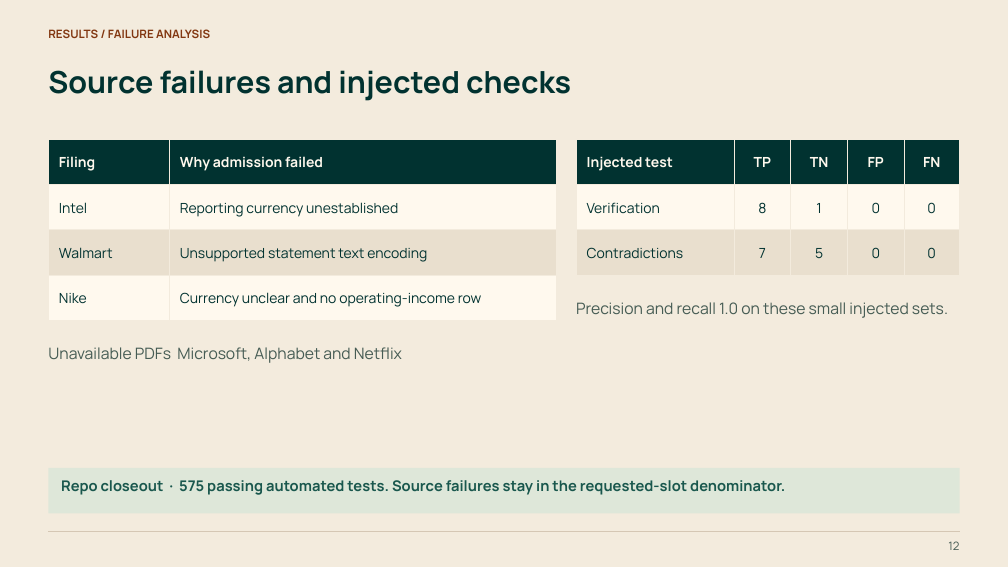
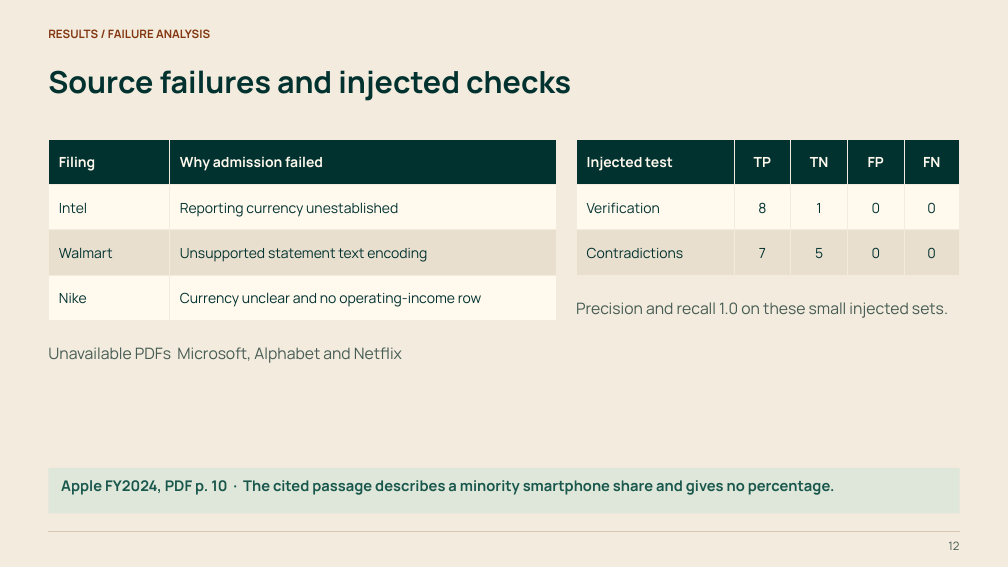
Before and after one commit to AadeeshRS/Mafis, a slide deck: slide 12 of presentation/MAFIS_AI_Project_Green_Orange.pptx. Drawn at 1008x567 pixels with LibreOffice and Linux fonts; fonts in the diff are those of the drawing. Boxes give left, top, right and bottom in pixels: in the first picture for what was removed or moved away, otherwise in the second. Text is boxed around its words. In the diff, an @@ line names an element or a change of style, - is before the commit and + after.

Commit message:
benchmark run & shared memory representation & cleaning of dashboard

```diff
--- a/presentation/MAFIS_AI_Project_Green_Orange.pptx
+++ b/presentation/MAFIS_AI_Project_Green_Orange.pptx
@@ text at bbox=[61, 480, 835, 495]: text changed @@
-Repo closeout · 575 passing automated tests. Source failures stay in the requested-slot denominator.
+Apple FY2024, PDF p. 10 · The cited passage describes a minority smartphone share and gives no percentage.
```
Also in this commit, not shown: 9 other slides changed, 26 other files.
